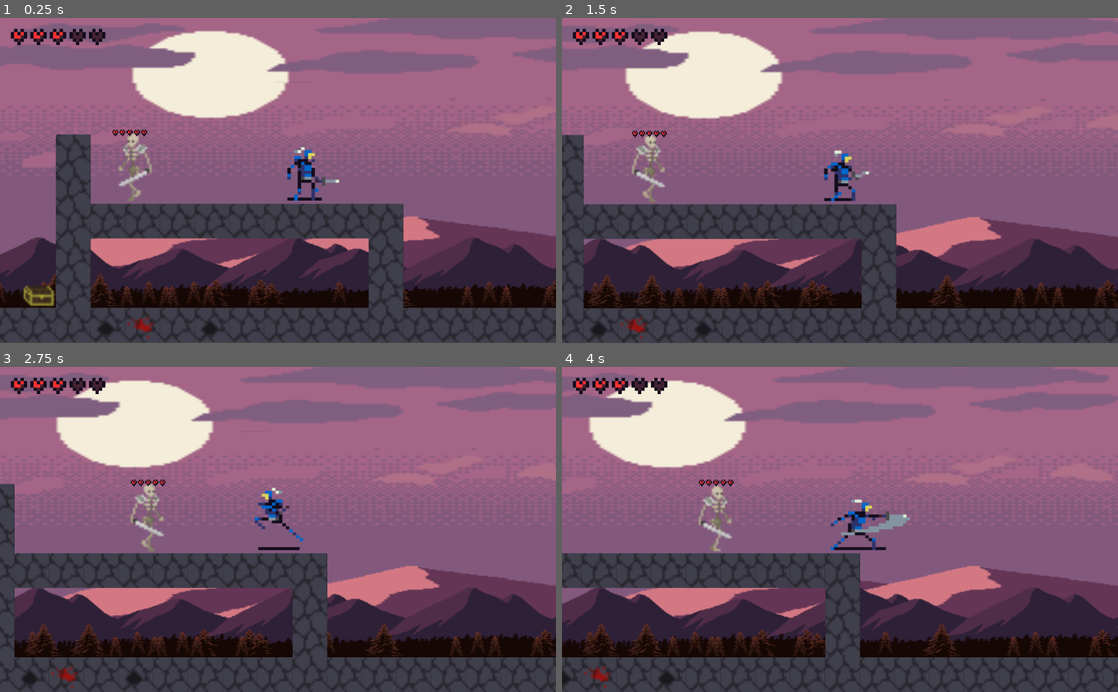
Above: before the commit, frames 1-4 (two rows, left to right).
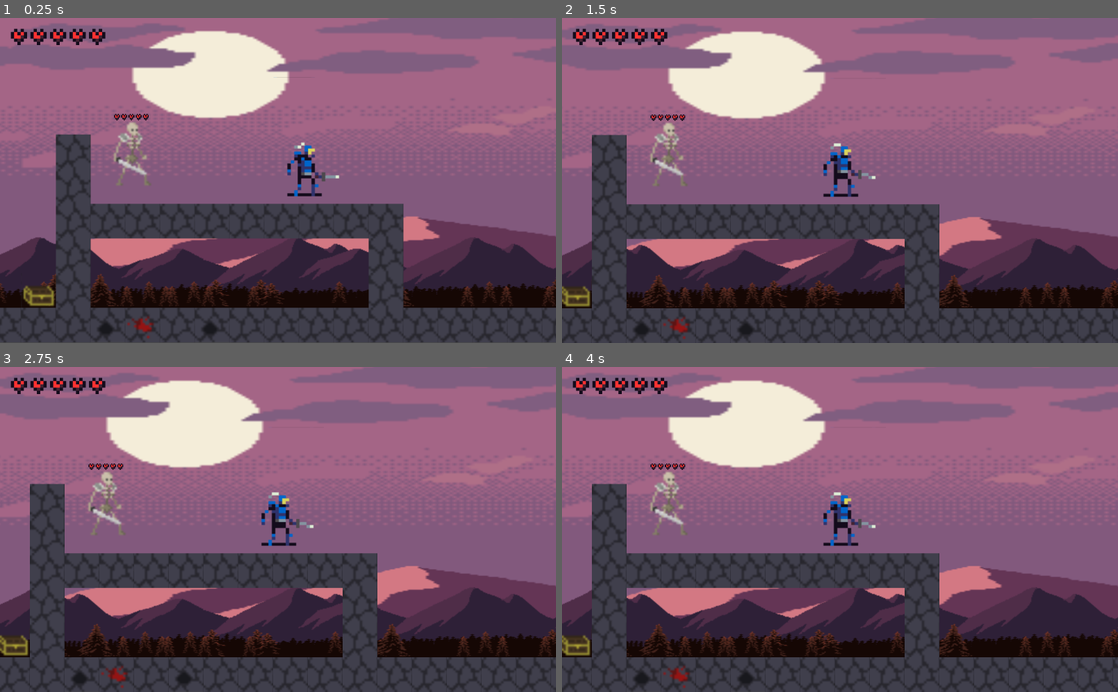
Above: after the commit, the same moments.

Repository: DEDaWil/game_heh
Game: Godot game, scene res://scenes/level.tscn
The game is run twice, just before and just after one commit, with the same random seed, the same clock (stepped at 60 frames per second) and the same inputs.
Inputs (mouse positions are in pixels of both pictures, inside the frame that each line leads up to):
- Up to frame 1 (0.25 s): no input
- Up to frame 2 (1.5 s): move the mouse to (962, 164) at 0.52 s; hold D (player_right) from 0.53 s (still down); click (962, 164) at 0.6 s; tap W (player_up) at 0.77 s; move the mouse to (728, 196) at 1.27 s; click (728, 196) at 1.35 s
- Up to frame 3 (2.75 s): tap W (player_up) at 1.52 s; move the mouse to (333, 458) at 2.02 s; release D (player_right) at 2.03 s; hold A (player_left) from 2.03 s (still down); click (333, 458) at 2.1 s
- Up to frame 4 (4 s): move the mouse to (812, 594) at 2.77 s; release A (player_left) at 2.78 s; hold D (player_right) from 2.78 s (still down); click (812, 594) at 2.85 s; tap W (player_up) at 3.02, 3.77 s; move the mouse to (1006, 578) at 3.52 s; click (1006, 578) at 3.6 s

The runs differ from the first frame. In frame 1, 1.5% of the frame differs, in the area x 6-61%, y 3-57%; in frame 2, 21%; in frame 3, 21%; in frame 4, 26%, in the area x 0-100%, y 0-100%.
Error after the commit: Parse Error: Variable "Sprite" shadows a native class. (res://scripts/player.gd:16)

Commit message:
add raycast attack to skeleton, player can be hurt now

Diff:
--- a/scenes/player.tscn
+++ b/scenes/player.tscn
@@ -3,7 +3,7 @@
 [ext_resource path="res://assets/tilesets/player/player.png" type="Texture" id=1]
 [ext_resource path="res://scripts/player.gd" type="Script" id=3]
 
-[sub_resource type="Animation" id=2]
+[sub_resource type="Animation" id=1]
 resource_name = "Attack"
 length = 0.6
 step = 0.15
@@ -20,7 +20,7 @@
 "values": [ 0, 1, 2, 3 ]
 }
 tracks/1/type = "value"
-tracks/1/path = NodePath("RayCast2D:enabled")
+tracks/1/path = NodePath("AttackRaycast:enabled")
 tracks/1/interp = 1
 tracks/1/loop_wrap = true
 tracks/1/imported = false
@@ -32,8 +32,7 @@
 "values": [ false, true, false ]
 }
 
-[sub_resource type="Animation" id=1]
-resource_name = "Death"
+[sub_resource type="Animation" id=2]
 step = 0.15
 tracks/0/type = "value"
 tracks/0/path = NodePath("Sprite:frame")
@@ -101,8 +100,8 @@
 
 [node name="Animations" type="AnimationPlayer" parent="."]
 autoplay = "Idle"
-anims/Attack = SubResource( 2 )
-anims/Death = SubResource( 1 )
+anims/Attack = SubResource( 1 )
+anims/Death = SubResource( 2 )
 anims/Idle = SubResource( 3 )
 anims/Run = SubResource( 4 )
 
@@ -110,7 +109,7 @@
 position = Vector2( -0.274139, 14.2643 )
 shape = SubResource( 5 )
 
-[node name="RayCast2D" type="RayCast2D" parent="."]
+[node name="AttackRaycast" type="RayCast2D" parent="."]
 position = Vector2( 0, 14 )
 cast_to = Vector2( 24, 0 )
 collision_mask = 16
--- a/scenes/skeleton.tscn
+++ b/scenes/skeleton.tscn
@@ -6,7 +6,7 @@
 [ext_resource path="res://assets/tilesets/HUD/health_full.png" type="Texture" id=4]
 [ext_resource path="res://assets/tilesets/enemies/skeleton/skeleton_attack.png" type="Texture" id=5]
 
-[sub_resource type="Animation" id=5]
+[sub_resource type="Animation" id=1]
 resource_name = "Attack_1"
 length = 0.6
 tracks/0/type = "value"
@@ -45,8 +45,20 @@
 "update": 1,
 "values": [ 0, 1, 2, 3, 4, 5 ]
 }
-
-[sub_resource type="Animation" id=6]
+tracks/3/type = "value"
+tracks/3/path = NodePath("AttackRaycast:enabled")
+tracks/3/interp = 1
+tracks/3/loop_wrap = true
+tracks/3/imported = false
+tracks/3/enabled = true
+tracks/3/keys = {
+"times": PoolRealArray( 0, 0.3, 0.5 ),
+"transitions": PoolRealArray( 1, 1, 1 ),
+"update": 1,
+"values": [ false, true, false ]
+}
+
+[sub_resource type="Animation" id=2]
 resource_name = "Attack_2"
 length = 0.6
 tracks/0/type = "value"
@@ -85,9 +97,20 @@
 "update": 1,
 "values": [ 6, 7, 8, 9, 10, 11 ]
 }
-
-[sub_resource type="Animation" id=1]
-resource_name = "Death"
+tracks/3/type = "value"
+tracks/3/path = NodePath("AttackRaycast:enabled")
+tracks/3/interp = 1
+tracks/3/loop_wrap = true
+tracks/3/imported = false
+tracks/3/enabled = true
+tracks/3/keys = {
+"times": PoolRealArray( 0, 0.3, 0.4 ),
+"transitions": PoolRealArray( 1, 1, 1 ),
+"update": 1,
+"values": [ false, true, false ]
+}
+
+[sub_resource type="Animation" id=3]
 length = 0.6
 tracks/0/type = "value"
 tracks/0/path = NodePath("Sprite:frame")
@@ -102,8 +125,7 @@
 "values": [ 2, 3, 4, 5, 6, 7 ]
 }
 
-[sub_resource type="Animation" id=2]
-resource_name = "TakingDamage"
+[sub_resource type="Animation" id=4]
 length = 1.05
 step = 0.05
 tracks/0/type = "value"
@@ -167,18 +189,18 @@
 texture = ExtResource( 5 )
 vframes = 6
 hframes = 2
-frame = 5
+frame = 11
 
 [node name="Animations" type="AnimationPlayer" parent="."]
-anims/Attack_1 = SubResource( 5 )
-anims/Attack_2 = SubResource( 6 )
-anims/Death = SubResource( 1 )
-anims/TakingDamage = SubResource( 2 )
-anims/Walk = SubResource( 3 )
+anims/Attack_1 = SubResource( 1 )
+anims/Attack_2 = SubResource( 2 )
+anims/Death = SubResource( 3 )
+anims/TakingDamage = SubResource( 4 )
+anims/Walk = SubResource( 5 )
 
 [node name="CollisionShape2D" type="CollisionShape2D" parent="."]
-position = Vector2( -0.722744, 4.23771 )
-shape = SubResource( 4 )
+position = Vector2( -0.722744, 3.23622 )
+shape = SubResource( 6 )
 
 [node name="HealthBar" type="TextureProgress" parent="."]
 margin_left = -9.01091
@@ -197,6 +219,10 @@
 [node name="AutoAttack" type="Timer" parent="."]
 wait_time = 3.0
 autostart = true
+
+[node name="AttackRaycast" type="RayCast2D" parent="."]
+cast_to = Vector2( 32, 0 )
+collision_mask = 2
 [connection signal="death" from="." to="." method="_on_skeleton_death"]
 [connection signal="health_change" from="." to="." method="_on_skeleton_health_change"]
 [connection signal="animation_finished" from="Animations" to="." method="_on_Animations_animation_finished"]
--- a/scripts/HUD.gd
+++ b/scripts/HUD.gd
@@ -1,5 +1,7 @@
 extends Control
 
-func _on_Player_update_hud(health):
-	$Health.value = health
-	pass # Replace with function body.
+# onready
+onready var HealthBar: TextureProgress = get_node("Health")
+
+func _on_Player_update_hud(health: int):
+	HealthBar.value = health
--- a/scripts/player.gd
+++ b/scripts/player.gd
@@ -12,10 +12,16 @@
 export (int) var damage = 1
 export (int) var health = 3
 
+# onready
+onready var Sprite: Sprite = get_node("Sprite")
+onready var Animations: AnimationPlayer = get_node("Animations")
+onready var AttackArea: RayCast2D = get_node("AttackRaycast")
+
 # vars
 var velocity = Vector2()
 var direction = Consts.Direction.Left
 var state = Consts.BodyState.Idle
+var attackedDirection = Consts.Direction.Left
 
 func _ready():
 	emit_signal("update_hud", health)
@@ -23,8 +29,8 @@
 # Called every frame. 'delta' is the elapsed time since the previous frame.
 func _physics_process(delta):
 	_process_input()
+	_process_raycasting()
 	_process_state()
-	detect_weapon_raycasting()
 
 	velocity.y += gravity * delta
 	velocity = move_and_slide(velocity, Vector2(0, -1))
@@ -48,10 +54,10 @@
 func _process_state():
 	match state:
 		Consts.BodyState.Attack:
-			$Animations.play("Attack")
+			Animations.play("Attack")
 			velocity.x = 0
 		Consts.BodyState.Idle:
-			$Animations.play("Idle")
+			Animations.play("Idle")
 			velocity.x = 0
 		Consts.BodyState.Jump:
 			velocity.y = -jump
@@ -59,19 +65,26 @@
 			run()
 
 func run():
-	$Animations.play("Run")
-	$RayCast2D.cast_to.x = direction * abs($RayCast2D.cast_to.x)
-	$Sprite.flip_h = direction == -1
+	Animations.play("Run")
+	AttackArea.cast_to.x = direction * abs(AttackArea.cast_to.x)
+	Sprite.flip_h = direction == -1
 	velocity.x = direction * run_speed
 
-func detect_weapon_raycasting():
-	if $RayCast2D.enabled:
-		var target = $RayCast2D.get_collider()
+func take_damage(damage: int, _direction):
+	attackedDirection = _direction
+	health -= damage
+	if health <= 0:
+		health = 0
+	emit_signal("update_hud", health)
+
+func _process_raycasting():
+	if AttackArea.enabled:
+		var target = AttackArea.get_collider()
 		if target != null:
 			if target.has_method("take_damage"):
 				target.take_damage(damage, direction)
-				$RayCast2D.enabled = false
+				AttackArea.enabled = false
 
-func _on_Animations_animation_finished(anim_name):
+func _on_Animations_animation_finished(anim_name: String):
 	if anim_name == "Attack":
 		state = Consts.BodyState.Idle
--- a/scripts/skeleton.gd
+++ b/scripts/skeleton.gd
@@ -10,6 +10,13 @@
 export (int) var speed = 100
 export (int) var gravity = 1200
 export (int) var health = 5
+export (int) var damage = 1
+
+# onready
+onready var Sprite: Sprite = get_node("Sprite")
+onready var Animations: AnimationPlayer = get_node("Animations")
+onready var HealthBar: TextureProgress = get_node("HealthBar")
+onready var AttackArea: RayCast2D = get_node("AttackRaycast")
 
 # vars
 var velocity = Vector2()
@@ -18,10 +25,11 @@
 var state = Consts.BodyState.Idle
 
 func _ready():
-	$HealthBar.value = health
+	HealthBar.value = health
 
 func _physics_process(delta):
 	_process_AI()
+	_process_raycasting()
 	_process_state()
 
 	velocity.y += (gravity * delta)
@@ -40,27 +48,35 @@
 			if is_on_floor():
 				velocity.x = 0
 		Consts.BodyState.Attack:
-			$Animations.play("Attack_" + String((randi() % 2) + 1))
+			Animations.play("Attack_" + String((randi() % 2) + 1))
 			velocity.x = 0
 			state = Consts.BodyState.None
 		Consts.BodyState.Idle:
 			#$Animations.play("Idle")
 			velocity.x = 0
 		Consts.BodyState.TakeDamage:
-			$Animations.play("TakingDamage")
+			Animations.play("TakingDamage")
 			velocity.x = speed * attackedDirection
 			velocity.y = -200
 			state = Consts.BodyState.None
 		Consts.BodyState.Death:
-			$Animations.play("Death")
+			Animations.play("Death")
 			velocity.x = 0
 			state = Consts.BodyState.Dead
 		Consts.BodyState.Move:
-			$Animations.play("Walk")
-			$Sprite.flip_h = direction == Consts.Direction.Left
+			Animations.play("Walk")
+			Sprite.flip_h = direction == Consts.Direction.Left
 			velocity.x = direction * speed
 
-func take_damage(damage, _direction):
+func _process_raycasting():
+	if AttackArea.enabled:
+		var target = AttackArea.get_collider()
+		if target != null:
+			if target.has_method("take_damage"):
+				target.take_damage(damage, direction)
+				AttackArea.enabled = false
+
+func take_damage(damage: int, _direction):
 	attackedDirection = _direction
 	health -= damage
 	emit_signal("health_change")
@@ -75,7 +91,7 @@
 		emit_signal("death")
 	else:
 		state = Consts.BodyState.TakeDamage
-	$HealthBar.value = health
+	HealthBar.value = health
 
 func _on_AutoAttack_timeout():
 	if state == Consts.BodyState.Move:
Not shown: 2 places in scenes/skeleton.tscn that only renumber resources
